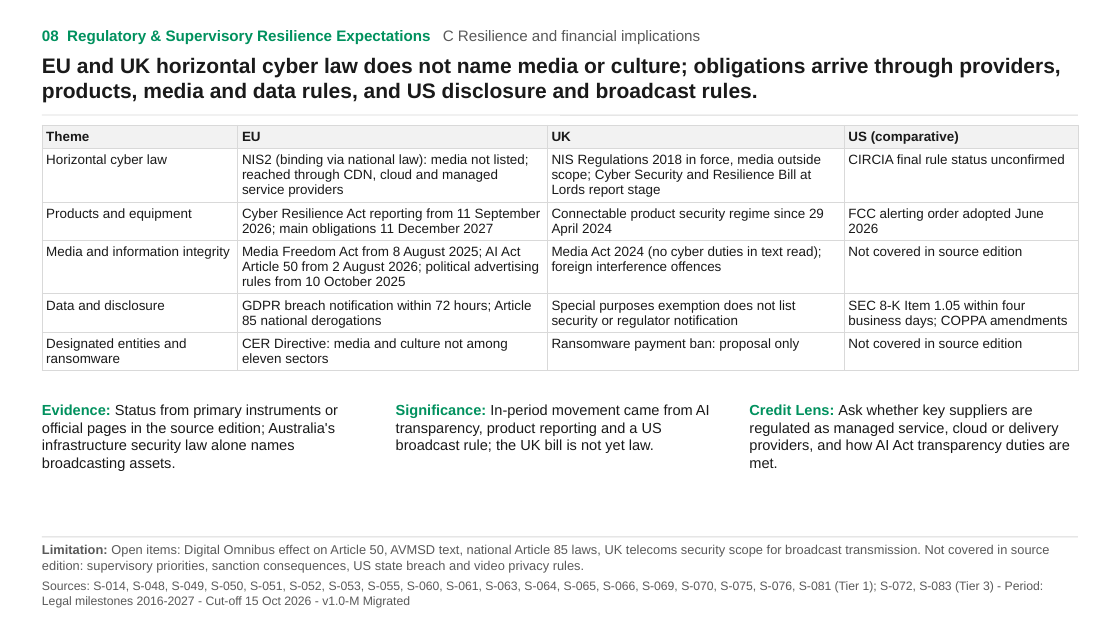
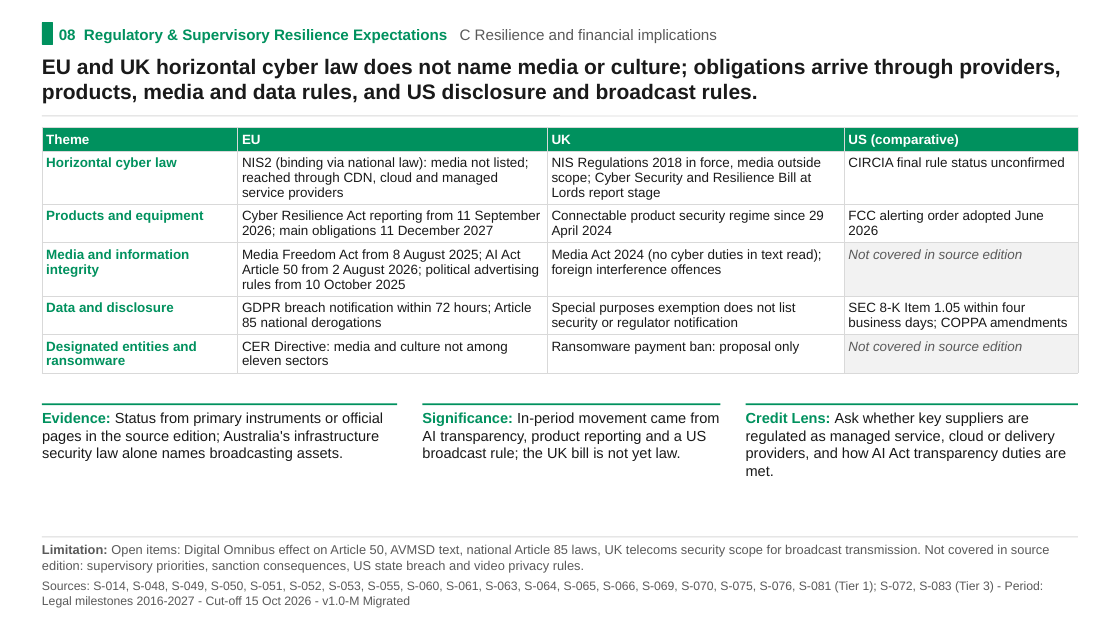
Before and after one commit to cybertiagovieira/cyber-risk-reports, a slide deck: slide 8 of media-and-cultural-services/2025-09_2026-10_migrated-credit12/Media & Cultural Services_credit_intelligence_briefing_migrated.pptx. Drawn at 1120x630 pixels with LibreOffice and Linux fonts; fonts in the diff are those of the drawing. Boxes give left, top, right and bottom in pixels: in the first picture for what was removed or moved away, otherwise in the second. Text is boxed around its words. In the diff, an @@ line names an element or a change of style, - is before the commit and + after.

```diff
--- a/media-and-cultural-services/2025-09_2026-10_migrated-credit12/Media & Cultural Services_credit_intelligence_briefing_migrated.pptx
+++ b/media-and-cultural-services/2025-09_2026-10_migrated-credit12/Media & Cultural Services_credit_intelligence_briefing_migrated.pptx
@@ rectangle added at (x1=42, y1=23, x2=52, y2=45), fill #00915E, outline #00915E 0.75 pt @@
@@ text "08 Regulatory & Supervisory Resilience ..." moved from (x1=42, y1=30, x2=700, y2=44) to (x1=59, y1=29, x2=717, y2=44) @@
@@ table at (x1=42, y1=128, x2=1077, y2=369) @@
@@ fill #F2F2F2 to #00915E in row 1 @@
@@ fill none to #F2F2F2 in 2 cells @@
@@ text colour #1A1A1A to #FFFFFF in "Theme", "EU", "UK", "US (comparative)" @@
@@ text colour #1A1A1A to #00915E, bold on in "Horizontal cyber law", "Products and equipment", "Media and information integrity", "Data and disclosure" and 1 more places @@
@@ text colour #1A1A1A to #5A5A5A, italic on in "Not covered in source edition", "Not covered in source edition" @@
@@ text "Evidence: Status from primary instruments ..." rewrapped from (x1=42, y1=404, x2=338, y2=471) to (x1=42, y1=412, x2=383, y2=461) @@
@@ line added from (42, 404) to (397, 404), #00915E 1.5 pt @@
@@ text "Significance: In-period movement came from ..." rewrapped from (x1=396, y1=404, x2=710, y2=453) to (x1=422, y1=412, x2=719, y2=461) @@
@@ line added from (423, 404) to (721, 404), #00915E 1.5 pt @@
@@ text "Credit Lens: Ask whether key ..." moved from (x1=749, y1=404, x2=1070, y2=468) to (x1=746, y1=412, x2=1066, y2=476) @@
@@ line added from (746, 404) to (1078, 404), #00915E 1.5 pt @@
```
Also in this commit, not shown: 11 other slides changed, 4 other files.
